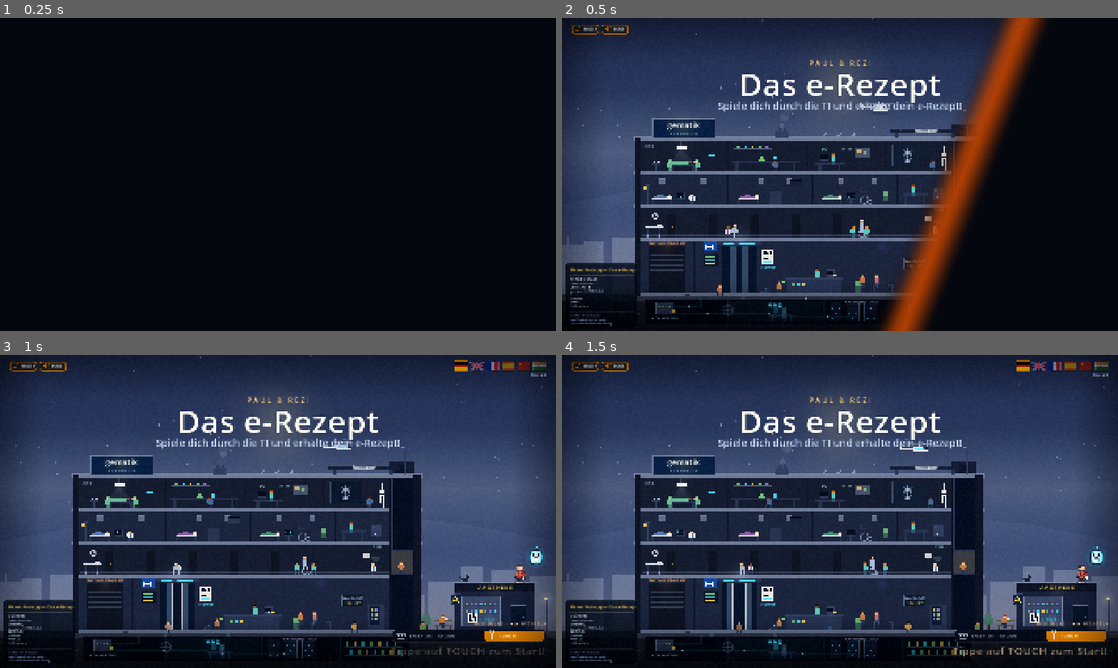
Above: before the commit, frames 1-4 (two rows, left to right).
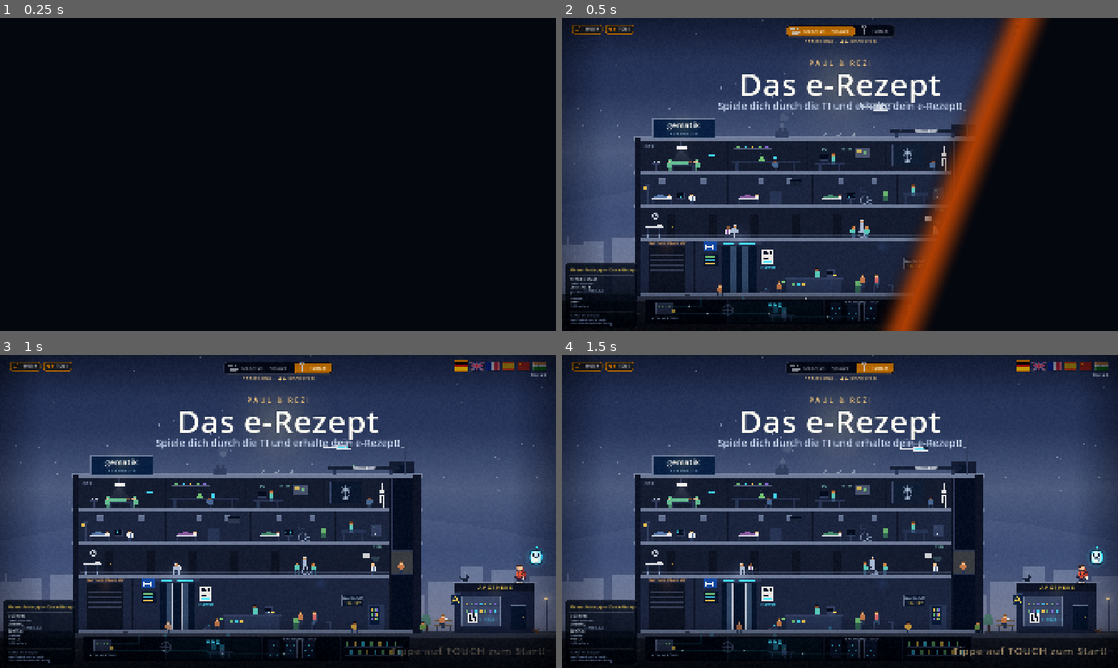
Above: after the commit, the same moments.

Repository: Arantir01010/erezept-jump-and-run
Game: Godot game, scene res://scenes/Main.tscn
Two runs of this game, one before a commit and one after it. Both use one fixed random seed, a clock stepped at 60 frames per second and the inputs below.
Inputs (mouse positions are in pixels of both pictures, inside the frame that each line leads up to):
- Up to frame 1 (0.25 s): no input
- Up to frame 2 (0.5 s): no input
- Up to frame 3 (1 s): tap Enter at 0.5 s; move the mouse to (400, 495) at 0.52 s; hold Right (move_right) from 0.53 s (still down); tap E (action) at 0.6 s; click (400, 495) at 0.67 s
- Up to frame 4 (1.5 s): release Right (move_right) at 1.25 s; drag from (728, 527) to (812, 574) at 1.27 s

Frame 1 is identical in both runs. In frame 2, 0.9% of the frame differs, in the area x 3-60%, y 2-8%; in frame 3, 1.7%; in frame 4, 1.7%, in the area x 3-99%, y 2-92%.

Commit message:
Bedienungswahl oben mittig, Breiten nach Textlänge; REZI-Sprechblase mit CJK-Fallback
Segment-Schalter und Klang-Pillen messen ihre Felder am übersetzten Text
(kein Überlauf mehr bei SOUNDS/MUSIQUE), der Schalter sitzt jetzt am oberen
Bildschirmrand zwischen Klang-Pillen und Flaggen. REZIs Sprechblase nutzt
ausdrücklich die Markenschrift mit Noto-Fallback — im Browser zeigte sie für
Chinesisch Kästchen.

Co-Authored-By: Claude Fable 5.1 <noreply@anthropic.com>

Diff:
--- a/godot/src/actors/Rezi.gd
+++ b/godot/src/actors/Rezi.gd
@@ -80,6 +80,7 @@
 	bubble_label.autowrap_mode = TextServer.AUTOWRAP_WORD_SMART
 	bubble_label.custom_minimum_size = Vector2(300, 0)
 	bubble_label.add_theme_font_size_override("font_size", 22)
+	bubble_label.add_theme_font_override("font", Brand.sans("medium"))   # Markenschrift mit CJK/Devanagari-Fallback
 	bubble_label.add_theme_color_override("font_color", Palette.WHITE)
 	bubble.add_child(bubble_label)
 	bubble.visible = false
--- a/godot/src/ui/Title.gd
+++ b/godot/src/ui/Title.gd
@@ -21,12 +21,11 @@
 const FLAG_Y := 8.0
 const FLAG_X0 := 524.0
 const FLAG_STEP := 18.0
-## Musik/Töne-Schalter oben links (F3 / F4)
+## Musik/Töne-Schalter oben links (F3 / F4); Breite folgt dem übersetzten Text
 const SND_X0 := 12.0
 const SND_Y := 8.0
-const SND_W := 30.0
 const SND_H := 10.0
-const SND_STEP := 34.0
+var _snd_rects: Array = []
 
 const BODEN := 320.0
 const HAUS := {"links": 84.0, "rechts": 484.0, "dach": 138.0}
@@ -56,9 +55,10 @@
 var _legend: Array = []
 var _lang_label: Label
 var _snd_labels: Array = []
-const PILL_KEYBOARD := Rect2(452, 316, 104, 14)
-const PILL_TOUCH := Rect2(556, 316, 72, 14)
-const PILL_BOX := Rect2(452, 316, 176, 14)   # Segment-Schalter: beide Felder in einem Rahmen
+## Bedienungswahl: Segment-Schalter oben mittig, Feldbreiten folgen dem übersetzten Text
+const PILL_Y := 8.0
+const PILL_H := 14.0
+var _pill_box := Rect2()
 var _seg := 0.0                                # 0 = Tastatur, 1 = Touch (gleitet beim Wechsel)
 
 
@@ -105,19 +105,36 @@
 	press = label(W - 12, 340, "", 12, {"color": Pen.hex(0xffd591), "spacing": 0.5, "origin": Vector2(1, 0.5), "stroke": Pen.hex(0x0a1730), "stroke_w": 1.0})
 
 	# ---- Bedienungswahl: zwei Felder über der Start-Zeile ----
+	# Felder so breit wie ihr (übersetzter) Text + Symbol, der Rahmen mittig am oberen Rand
+	var lk := label(0, PILL_Y + PILL_H / 2, "TASTATUR · ARCADE", 4.4, {"spacing": 0.5, "origin": Vector2(0, 0.5)})
+	var lt := label(0, PILL_Y + PILL_H / 2, "TOUCH", 4.4, {"spacing": 0.5, "origin": Vector2(0, 0.5)})
+	var wk := 19.0 + lk.size.x / S + 8.0
+	var wt := 19.0 + lt.size.x / S + 8.0
+	var x0 := roundf(320.0 - (wk + wt) / 2.0)
+	_pill_box = Rect2(x0, PILL_Y, wk + wt, PILL_H)
 	_pills = [
-		{"mode": "keyboard", "rect": PILL_KEYBOARD, "label": label(PILL_KEYBOARD.position.x + 19, 323, "TASTATUR · ARCADE", 4.4, {"spacing": 0.5, "origin": Vector2(0, 0.5)})},
-		{"mode": "touch", "rect": PILL_TOUCH, "label": label(PILL_TOUCH.position.x + 19, 323, "TOUCH", 4.4, {"spacing": 0.5, "origin": Vector2(0, 0.5)})},
+		{"mode": "keyboard", "rect": Rect2(x0, PILL_Y, wk, PILL_H), "label": lk},
+		{"mode": "touch", "rect": Rect2(x0 + wk, PILL_Y, wt, PILL_H), "label": lt},
 	]
-	label(PILL_BOX.end.x, 309.5, "BEDIENUNG · ◀ ▶ WECHSELN", 3.6, {"color": Pen.hex(0xffd591), "spacing": 1.2, "origin": Vector2(1, 0.5)})
+	for p in _pills:
+		var r: Rect2 = p["rect"]
+		_place(p["label"], r.position.x + 19.0, PILL_Y + PILL_H / 2)
+	label(320, PILL_Y + PILL_H + 5.5, "BEDIENUNG · ◀ ▶ WECHSELN", 3.6, {"color": Pen.hex(0xffd591), "spacing": 1.2})
 	mode = Kiosk.suggested_input_mode()
 	_seg = 1.0 if mode == "touch" else 0.0
 	_lang_label = label(FLAG_X0 + 6 * FLAG_STEP - 4.0, 23.5, str(Game.LANG_NAMES.get(Game.lang, "Deutsch")), 3.8,
 		{"color": Pen.hex(0xdfe6f0), "spacing": 0.3, "origin": Vector2(1, 0.5)})
 	_snd_labels = [
-		label(SND_X0 + 13.0, SND_Y + SND_H / 2, "MUSIK", 3.6, {"spacing": 0.5, "origin": Vector2(0, 0.5)}),
-		label(SND_X0 + SND_STEP + 13.0, SND_Y + SND_H / 2, "TÖNE", 3.6, {"spacing": 0.5, "origin": Vector2(0, 0.5)}),
+		label(0, SND_Y + SND_H / 2, "MUSIK", 3.6, {"spacing": 0.5, "origin": Vector2(0, 0.5)}),
+		label(0, SND_Y + SND_H / 2, "TÖNE", 3.6, {"spacing": 0.5, "origin": Vector2(0, 0.5)}),
 	]
+	_snd_rects = []
+	var sx := SND_X0
+	for l in _snd_labels:
+		var w: float = 15.0 + (l as Label).size.x / S + 5.0
+		_snd_rects.append(Rect2(sx, SND_Y, w, SND_H))
+		_place(l, sx + 15.0, SND_Y + SND_H / 2)
+		sx += w + 4.0
 
 	# ---- Tafel links: Veranstaltung, Steuerung, Rechtshinweis ----
 	label(9, 290, str(Game.config.get("event", "Messe-Prototyp")), 4.4, {"color": Pen.hex(0xffd75e), "spacing": 0.4, "origin": Vector2(0, 0.5)})
@@ -190,6 +207,11 @@
 	for p in _pills:
 		var l: Label = p["label"]
 		l.modulate.a = 1.0 if p["mode"] == mode else 0.62
+
+
+## Label links-mittig an (x, y) im Design-Raum setzen.
+func _place(l: Label, x: float, y: float) -> void:
+	l.position = (Vector2(x, y) * S - Vector2(0, l.size.y * 0.5)).round()
 
 
 ## Label-Text ändern und die Ausrichtung im Design-Raum erhalten.
@@ -288,7 +310,9 @@
 # ------------------------------------------------------------- Musik & Töne
 
 func _snd_rect(i: int) -> Rect2:
-	return Rect2(SND_X0 + i * SND_STEP, SND_Y, SND_W, SND_H)
+	if i < _snd_rects.size():
+		return _snd_rects[i]
+	return Rect2(SND_X0 + i * 34.0, SND_Y, 30.0, SND_H)
 
 
 func _snd_at(screen_pos: Vector2) -> String:
@@ -436,18 +460,22 @@
 ## sich orange (PwC-Akzent) mit weißer Schrift und gleitet beim Wechsel; Symbole:
 ## Tastenreihe mit Leertaste, Fingertipp mit Wellen.
 func _draw_pills(c: CanvasItem) -> void:
-	var b := PILL_BOX
+	if _pills.size() < 2:
+		return
+	var b := _pill_box
+	var rk: Rect2 = _pills[0]["rect"]
+	var rt: Rect2 = _pills[1]["rect"]
 	Pen.rrect(c, b.position.x + 0.6, b.position.y + 1.0, b.size.x, b.size.y, 4, Color(0, 0, 0, 0.35))
 	Pen.rrect(c, b.position.x, b.position.y, b.size.x, b.size.y, 4, Color(0.05, 0.07, 0.12, 0.92))
 	Pen.srrect(c, b.position.x, b.position.y, b.size.x, b.size.y, 4, Color(1, 1, 1, 0.16), 0.7)
 	# gleitende Füllung
-	var sx := lerpf(PILL_KEYBOARD.position.x, PILL_TOUCH.position.x, _seg)
-	var sw := lerpf(PILL_KEYBOARD.size.x, PILL_TOUCH.size.x, _seg)
+	var sx := lerpf(rk.position.x, rt.position.x, _seg)
+	var sw := lerpf(rk.size.x, rt.size.x, _seg)
 	Pen.rrect(c, sx + 1.2, b.position.y + 1.2, sw - 2.4, b.size.y - 2.4, 3, Brand.UI_ACCENT)
 	Pen.rect(c, sx + 4, b.position.y + 1.9, sw - 8, 0.6, Color(1, 1, 1, 0.28))
 	Pen.rect(c, sx + 4, b.end.y - 2.3, sw - 8, 0.6, Color(0, 0, 0, 0.18))
 	# feine Trennlinie zwischen den Feldern (nur sichtbar, wo keine Füllung liegt)
-	Pen.rect(c, PILL_TOUCH.position.x - 0.3, b.position.y + 3, 0.6, b.size.y - 6, Color(1, 1, 1, 0.10))
+	Pen.rect(c, rt.position.x - 0.3, b.position.y + 3, 0.6, b.size.y - 6, Color(1, 1, 1, 0.10))
 	for p in _pills:
 		var r: Rect2 = p["rect"]
 		var an: bool = p["mode"] == mode
Not shown, changed: godot/README.md
